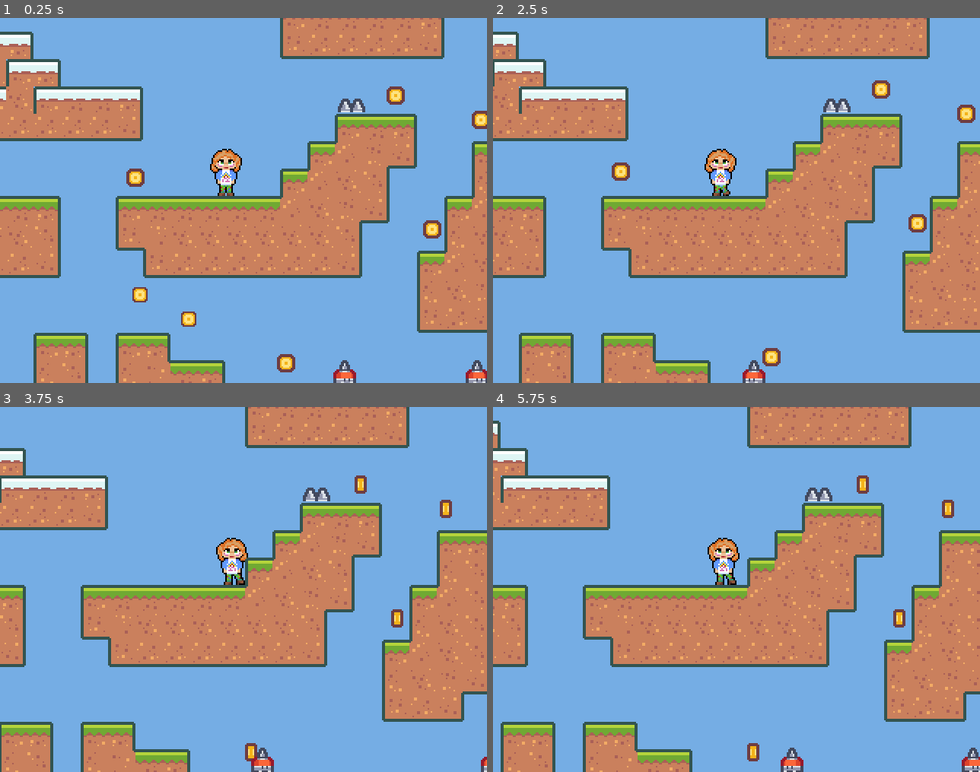
Above: before the commit, frames 1-4 (two rows, left to right).
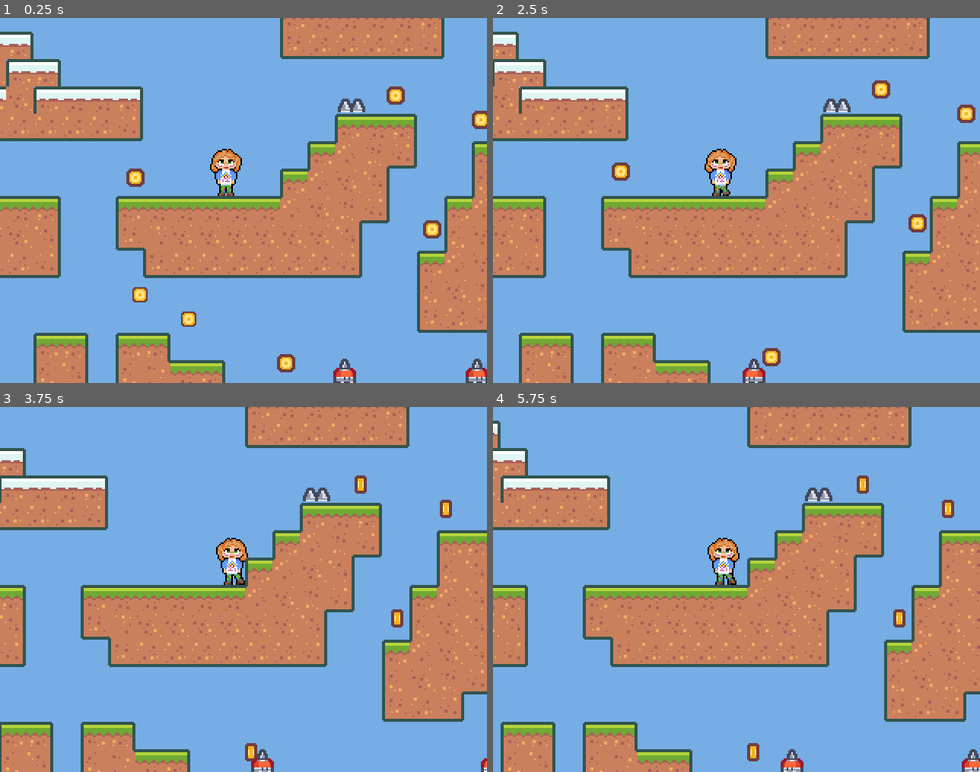
Above: after the commit, the same moments.

Repository: gringlas/udemy-godot-2dplatformer
Game: Godot game, scene res://scenes/BaseLevel.tscn
Two runs of this game, one before a commit and one after it. Both use one fixed random seed, a clock stepped at 60 frames per second and the inputs below.
Inputs:
- Up to frame 1 (0.25 s): no input
- Up to frame 2 (2.5 s): hold D (move_right) 0.53-2.03 s; tap W (jump) at 0.77, 1.52 s; hold A (move_left) from 2.03 s (still down)
- Up to frame 3 (3.75 s): release A (move_left) at 2.78 s; hold D (move_right) from 2.78 s (still down); tap W (jump) at 3.02 s
- Up to frame 4 (5.75 s): tap W (jump) at 3.77, 4.52 s; release D (move_right) at 4.28 s; hold A (move_left) 4.28-5.03 s; hold D (move_right) from 5.03 s (still down)

The runs differ from the first frame. In frame 1, 0.2% of the frame differs, in the area x 68-100%, y 93-100%; in frame 2, 0.1%; in frame 3, 0.1%; in frame 4, 0.2%.

Commit message:
enemy kills

Diff:
--- a/scenes/Enemy.tscn
+++ b/scenes/Enemy.tscn
@@ -18,6 +18,9 @@
 [sub_resource type="RectangleShape2D" id=3]
 extents = Vector2( 7, 4 )
 
+[sub_resource type="CircleShape2D" id=4]
+radius = 6.0
+
 [node name="Enemy" type="KinematicBody2D"]
 collision_layer = 0
 script = ExtResource( 3 )
@@ -25,6 +28,7 @@
 [node name="AnimatedSprite" type="AnimatedSprite" parent="."]
 frames = SubResource( 1 )
 animation = "run"
+frame = 1
 playing = true
 offset = Vector2( 0, -12 )
 
@@ -39,3 +43,11 @@
 
 [node name="CollisionShape2D" type="CollisionShape2D" parent="GoalDetector"]
 shape = SubResource( 3 )
+
+[node name="HazardArea" type="Area2D" parent="."]
+position = Vector2( 0, -7 )
+collision_layer = 262144
+collision_mask = 262144
+
+[node name="CollisionShape2D" type="CollisionShape2D" parent="HazardArea"]
+shape = SubResource( 4 )
Not shown: 1 places in scenes/Enemy.tscn that only renumber resources
